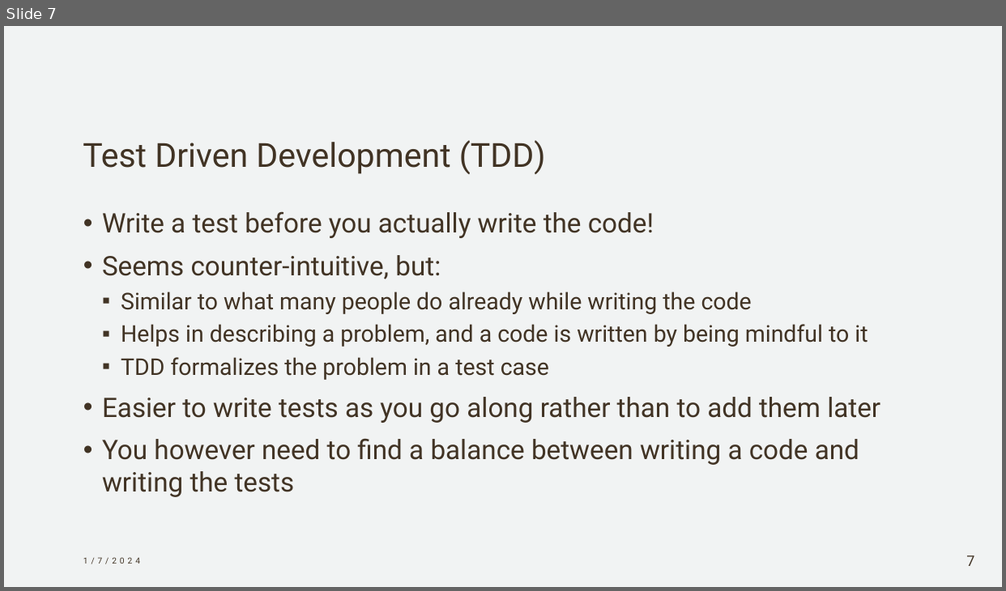
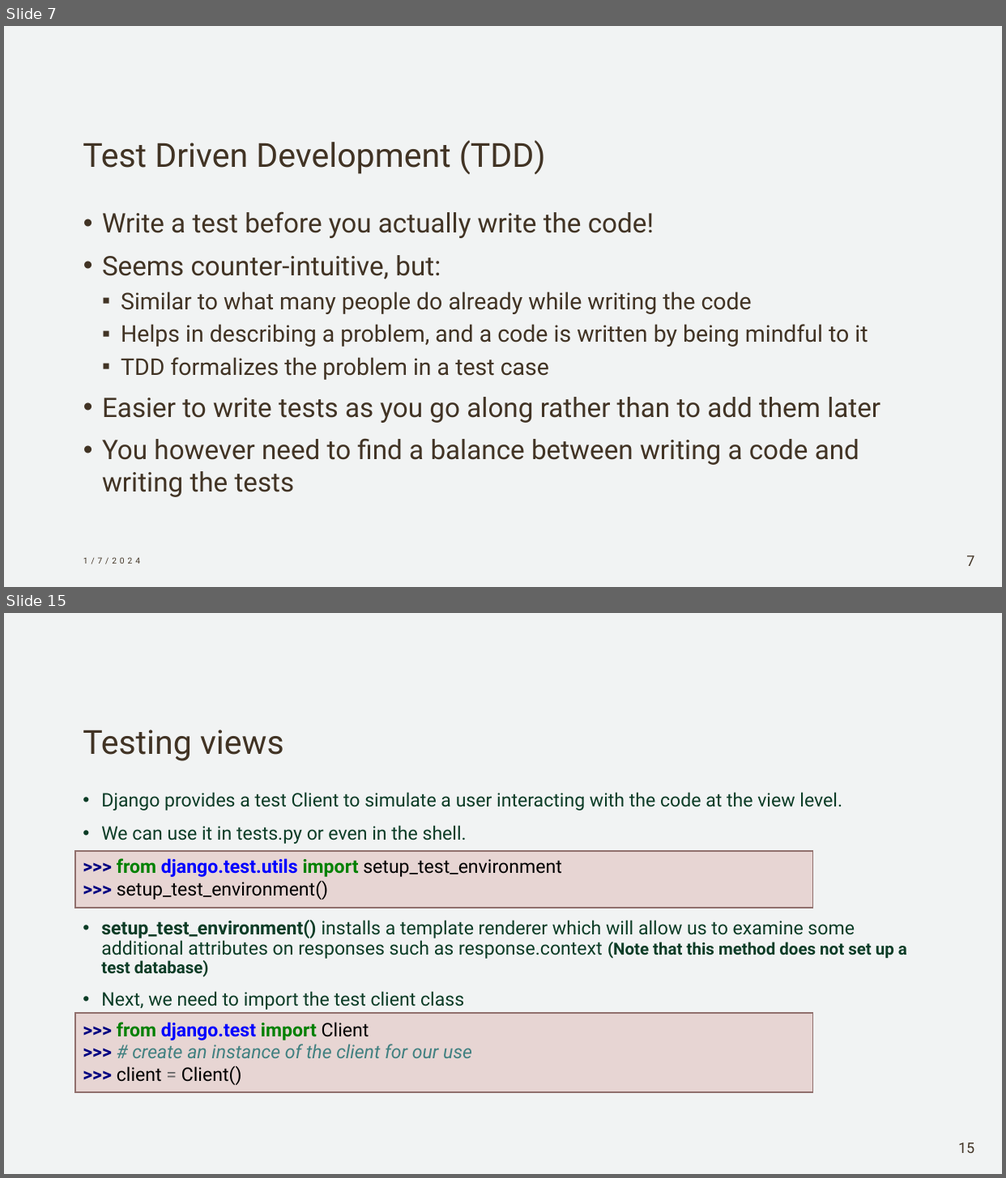
Before and after one commit to umairazfar/WAS, a slide deck: Lectures/Lecture06 - Automated Testing.pptx. Shown one above the other, each under a label of ours: slide 7 before the commit, slides 7 and 15 after it; the slides between them are not shown. The pictures are 1006x591 and 1006x1178 pixels, drawn with LibreOffice and Linux fonts; fonts in the diff are those of the drawing. Boxes give left, top, right and bottom in pixels: in the first picture for what was removed or moved away, otherwise in the second. Text is boxed around its words. In the diff, an @@ line names an element or a change of style, - is before the commit and + after.

```diff
--- a/Lectures/Lecture06 - Automated Testing.pptx
+++ b/Lectures/Lecture06 - Automated Testing.pptx
@@ slide 15 added at bbox=[4, 613, 1002, 1174], background #FFFFFF; not listed: 1 template element that a slide beside it also shows @@
@@ title added at bbox=[83, 730, 284, 761], 32 pt, text #413324 @@
+Testing views
@@ text added at bbox=[101, 792, 842, 844], 18 pt, text #0C3C26 @@
+• Django provides a test Client to simulate a user interacting with the code at the view level.
+• We can use it in tests.py or even in the shell.
@@ rectangle added at bbox=[75, 851, 812, 908], fill #E7D5D3, outline #91706C 1.5 pt @@
@@ text added at bbox=[117, 858, 561, 900], 18 pt, text #000000 @@
+>>> from django.test.utils import setup_test_environment
+>>> setup_test_environment()
@@ text added at bbox=[101, 920, 907, 1010], 18 pt, text #0C3C26 @@
+• setup_test_environment() installs a template renderer which will allow us to examine some additional attributes on responses such as response.context (Note that this method does not set up a test database)
+• Next, we need to import the test client class
@@ rectangle added at bbox=[75, 1013, 812, 1093], fill #E7D5D3, outline #91706C 1.5 pt @@
@@ text added at bbox=[117, 1022, 472, 1085], 18 pt, text #408080 @@
+>>> from django.test import Client
+>>> # create an instance of the client for our use
+>>> client = Client()
@@ page number added at bbox=[958, 1143, 974, 1153], 14 pt, text #413324 @@
+15
```
Also in this commit, not shown: 1 slide changed, 7 other slides added, 18 slides removed.
